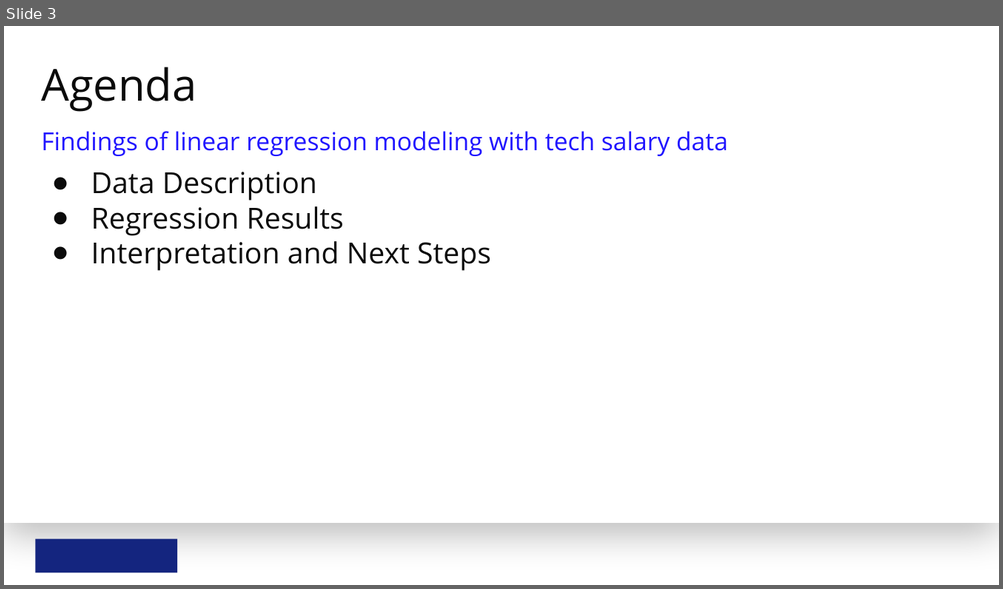
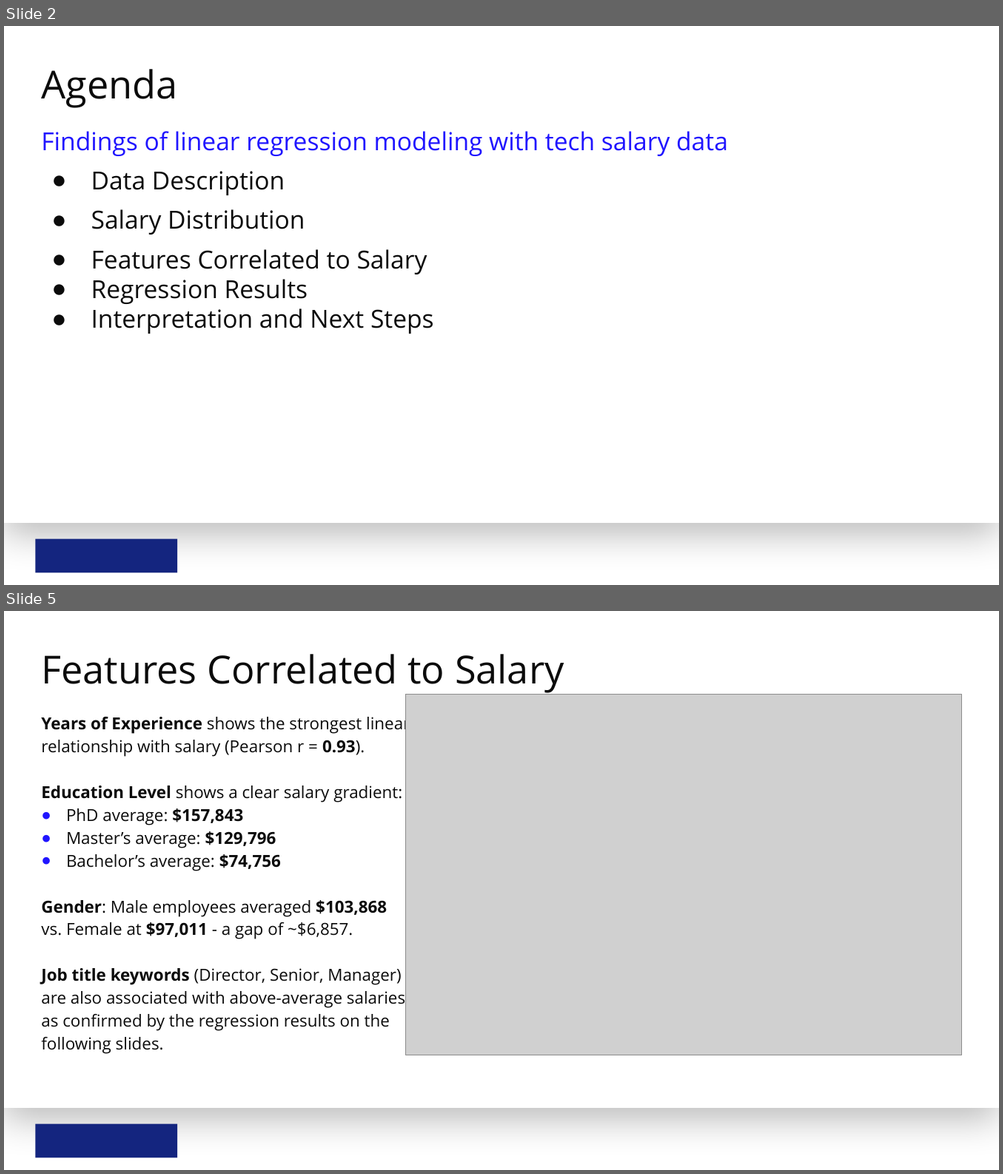
Before and after one commit to EduardoNicacio/Udacity_Statistics-Data-Analysis_P4_Model_Salary_Data_Linear_Regression, a slide deck: model-salary-data-with-linear-regression.pptx. Shown one above the other, each under a label of ours: slide 3 before the commit, slides 2 and 5 after it; the slides between them are not shown. The pictures are 1003x589 and 1003x1174 pixels, drawn with LibreOffice and Linux fonts; fonts in the diff are those of the drawing; grey boxes stand for pictures; background and template pictures are left out. Boxes give left, top, right and bottom in pixels: in the first picture for what was removed or moved away, otherwise in the second. Text is boxed around its words. In the diff, an @@ line names an element or a change of style, - is before the commit and + after.

```diff
--- a/model-salary-data-with-linear-regression.pptx
+++ b/model-salary-data-with-linear-regression.pptx
@@ slide 5 added at (x1=4, y1=611, x2=999, y2=1170), background #FFFFFF; not listed: 2 template elements that a slide beside it also shows @@
@@ title added at (x1=41, y1=654, x2=564, y2=693), 56 pt, text #0B0B0B @@
+Features Correlated to Salary
@@ picture added at (x1=405, y1=695, x2=962, y2=1055) @@
@@ text added at (x1=41, y1=715, x2=410, y2=1054), 24 pt, text #0B0B0B @@
+Years of Experience shows the strongest linear
+relationship with salary (Pearson r = 0.93).
+Education Level shows a clear salary gradient:
+● PhD average: $157,843
+● Master’s average: $129,796
+● Bachelor’s average: $74,756
+Gender: Male employees averaged $103,868
+vs. Female at $97,011 - a gap of ~$6,857.
+Job title keywords (Director, Senior, Manager)
+are also associated with above-average salaries,
+as confirmed by the regression results on the
+following slides.
@@ what was slide 3 is now slide 2 @@
@@ slide 2 changed as well @@
@@ title "Agenda" at (x1=41, y1=69, x2=177, y2=108): size 64 to 56 pt @@
@@ text at (x1=91, y1=171, x2=434, y2=334): size 42 to 36 pt in "Data Description", "Regression Results", "Interpretation and Next Steps" @@
@@ text at (x1=91, y1=210, x2=427, y2=275): paragraphs added @@
+● Salary Distribution
+● Features Correlated to Salary
```
Also in this commit, not shown: 4 other slides changed, 3 other slides added, 1 slide removed, 8 other files.
